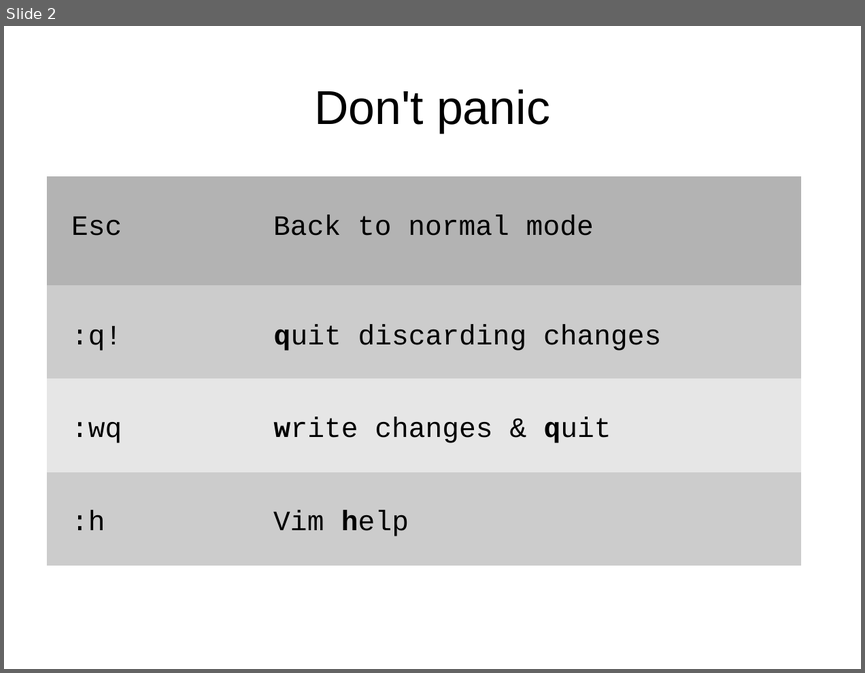
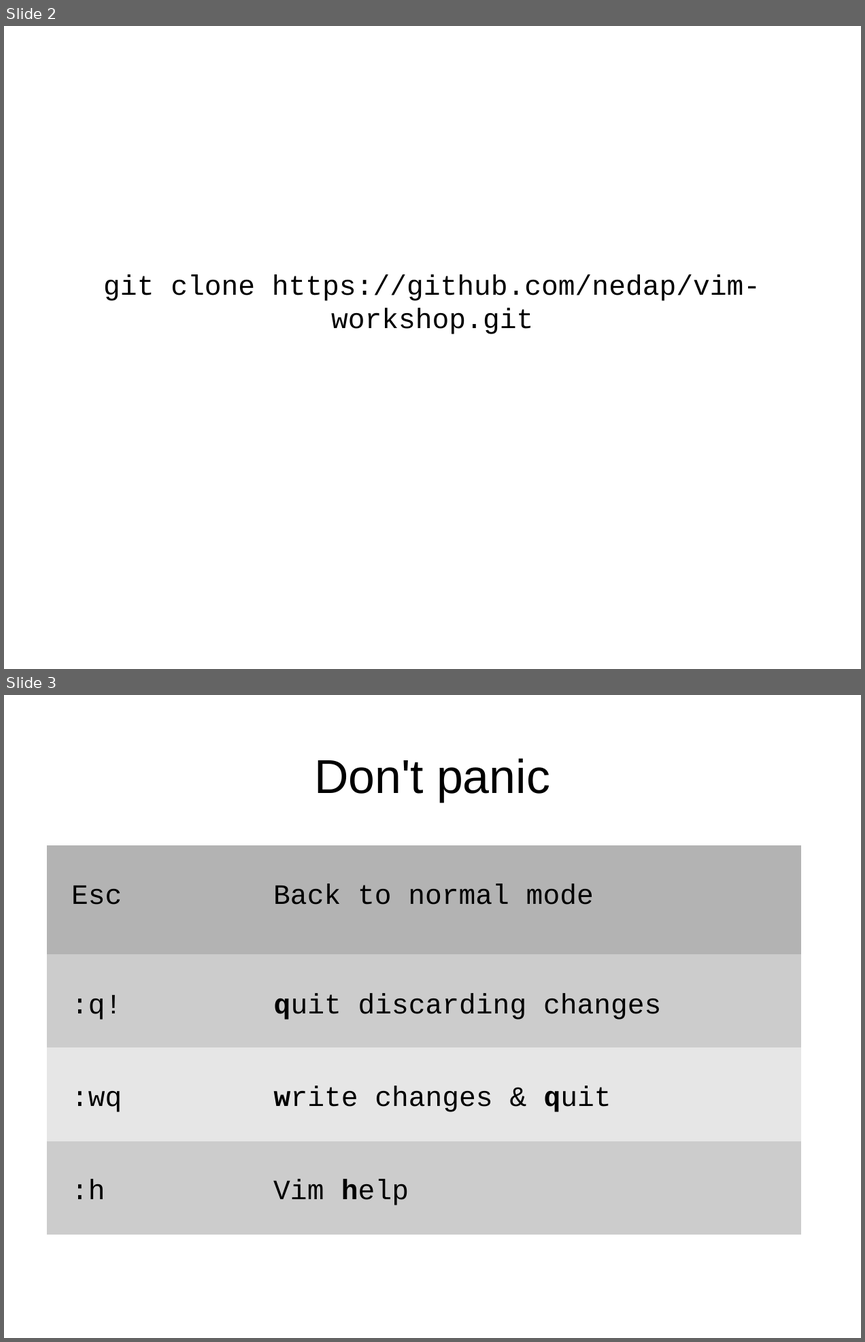
Before and after one commit to nedap/vim-workshop, a slide deck: presentation/vim-1.odp. Shown one above the other, each under a label of ours: slide 2 before the commit, slides 2 and 3 after it. The pictures are 865x673 and 865x1342 pixels, drawn with LibreOffice and Linux fonts; fonts in the diff are those of the drawing. Boxes give left, top, right and bottom in pixels: in the first picture for what was removed or moved away, otherwise in the second. Text is boxed around its words. In the diff, an @@ line names an element or a change of style, - is before the commit and + after.

Commit message:
Add clone url to presentation

```diff
--- a/presentation/vim-1.odp
+++ b/presentation/vim-1.odp
@@ slide 2 added at box(4, 26, 861, 669), background #FFFFFF @@
@@ subtitle added at box(103, 274, 760, 334), 26 pt, text #000000 @@
+git clone https://github.com/nedap/vim-workshop.git
@@ what was slide 2 is now slide 3 @@
```
Also in this commit, not shown: 1 other file.
